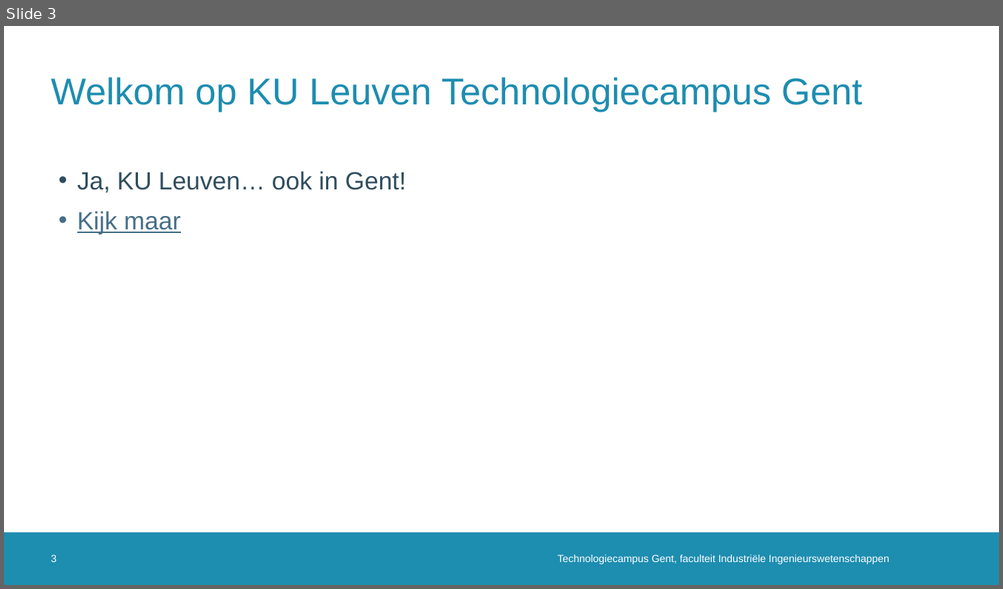
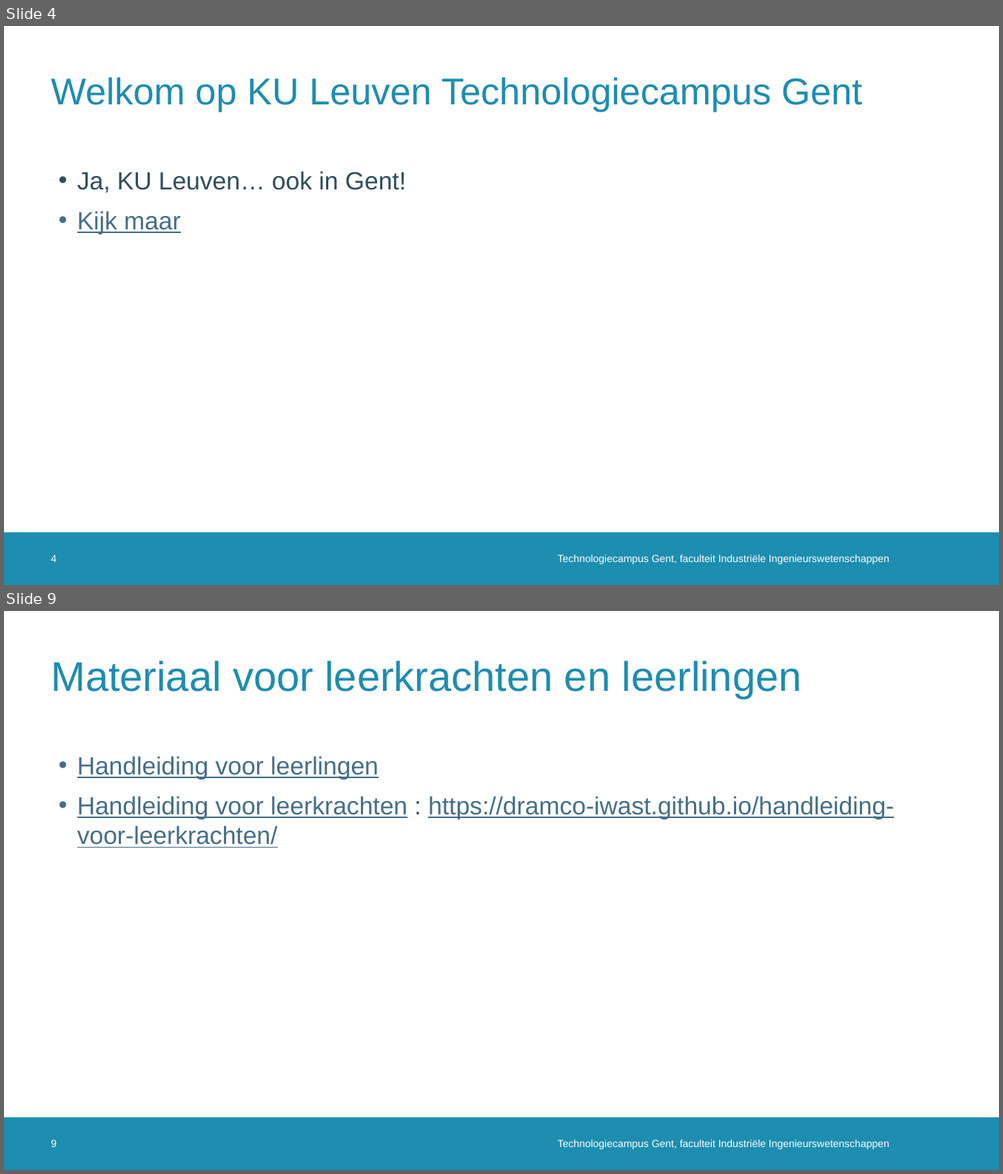
Before and after one commit to dramco-iwast/handleiding-voor-leerkrachten, a slide deck: assets/files/IWAST-bijscholingsmoment.pptx. Shown one above the other, each under a label of ours: slide 3 before the commit, slides 4 and 9 after it; the slides between them are not shown. The pictures are 1003x589 and 1003x1174 pixels, drawn with LibreOffice and Linux fonts; fonts in the diff are those of the drawing; background and template pictures are left out. Boxes give left, top, right and bottom in pixels: in the first picture for what was removed or moved away, otherwise in the second. Text is boxed around its words. In the diff, an @@ line names an element or a change of style, - is before the commit and + after.

```diff
--- a/assets/files/IWAST-bijscholingsmoment.pptx
+++ b/assets/files/IWAST-bijscholingsmoment.pptx
@@ slide 9 added at (4,611,999,1170), background #FFFFFF; not listed: 1 template element that a slide beside it also shows @@
@@ title added at (51,661,802,698), 40 pt, text #1D8DB0 @@
+Materiaal voor leerkrachten en leerlingen
@@ text added at (77,756,893,848), 24 pt, text #466E87, underline @@
+• Handleiding voor leerlingen
+• Handleiding voor leerkrachten : https://dramco-iwast.github.io/handleiding-voor-leerkrachten/
@@ page number added at (51,1140,57,1147), 10 pt, text #FFFFFF @@
+9
@@ text added at (558,1140,889,1150), 10 pt, text #FFFFFF @@
+Technologiecampus Gent, faculteit Industriële Ingenieurswetenschappen
@@ what was slide 3 is now slide 4 @@
@@ page number at (51,555,57,562): text changed @@
-3
+4
```
Also in this commit, not shown: 3 slides changed, 16 other slides added, 6 other files.
